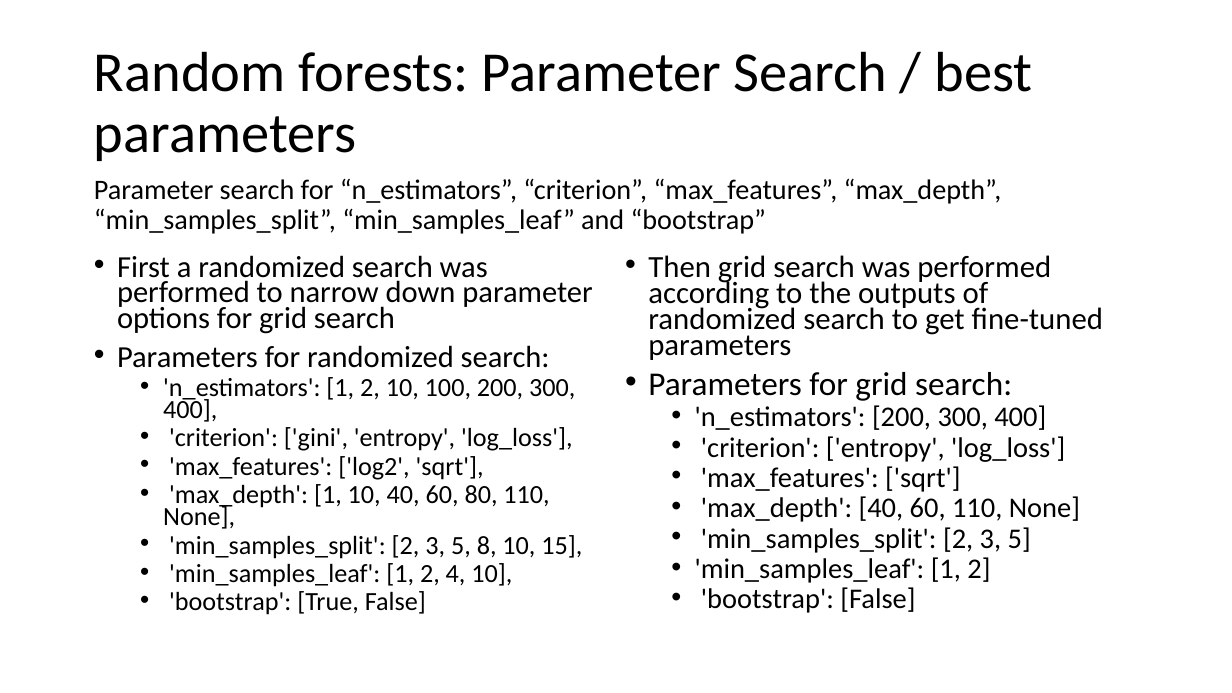
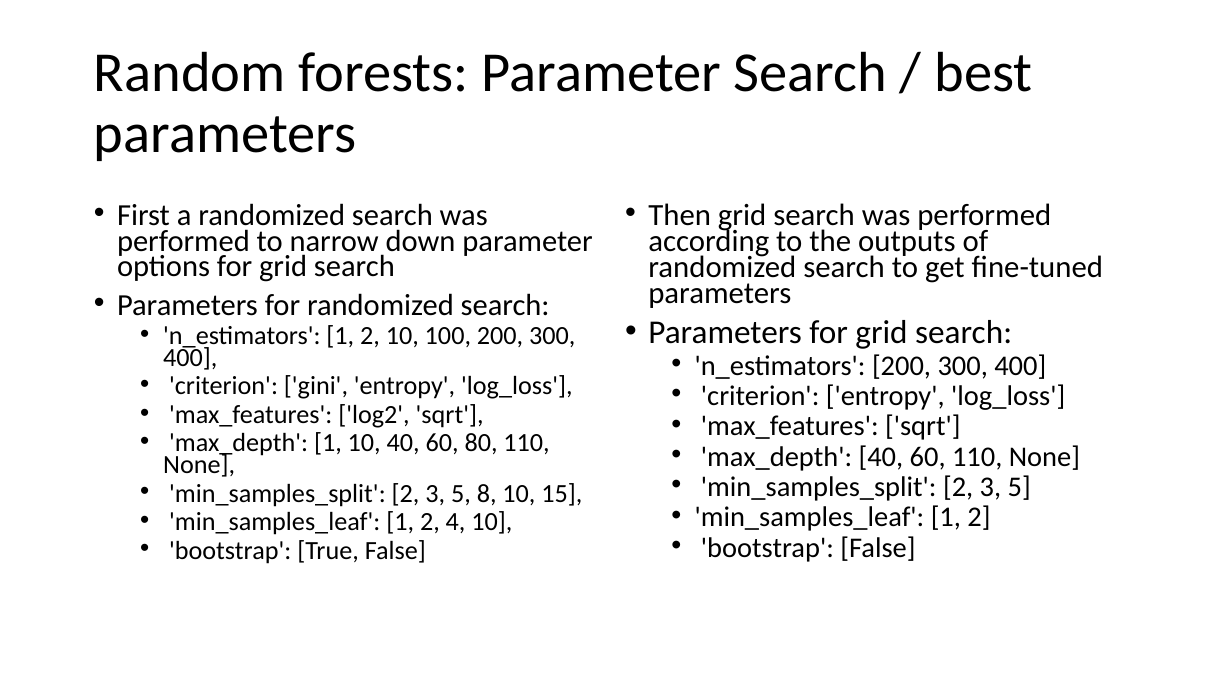
Before and after one commit to sandroassek/SS23_UE_MLPC, a slide deck: slide 16 of Task_3_1.pptx. Drawn at 1232x693 pixels with LibreOffice and Linux fonts; fonts in the diff are those of the drawing. Boxes give left, top, right and bottom in pixels: in the first picture for what was removed or moved away, otherwise in the second. Text is boxed around its words. In the diff, an @@ line names an element or a change of style, - is before the commit and + after.

```diff
--- a/Task_3_1.pptx
+++ b/Task_3_1.pptx
@@ text removed at (x1=94, y1=178, x2=1002, y2=234) @@
-Parameter search for “n_estimators”, “criterion”, “max_features”, “max_depth”, “min_samples_split”, “min_samples_leaf” and “bootstrap”
@@ text "First a randomized search was ..." moved from (x1=117, y1=255, x2=592, y2=615) to (x1=117, y1=203, x2=592, y2=564) @@
@@ text "Then grid search was performed ..." moved from (x1=648, y1=255, x2=1103, y2=613) to (x1=648, y1=203, x2=1103, y2=562) @@
```
Also in this commit, not shown: 2 other slides changed.
